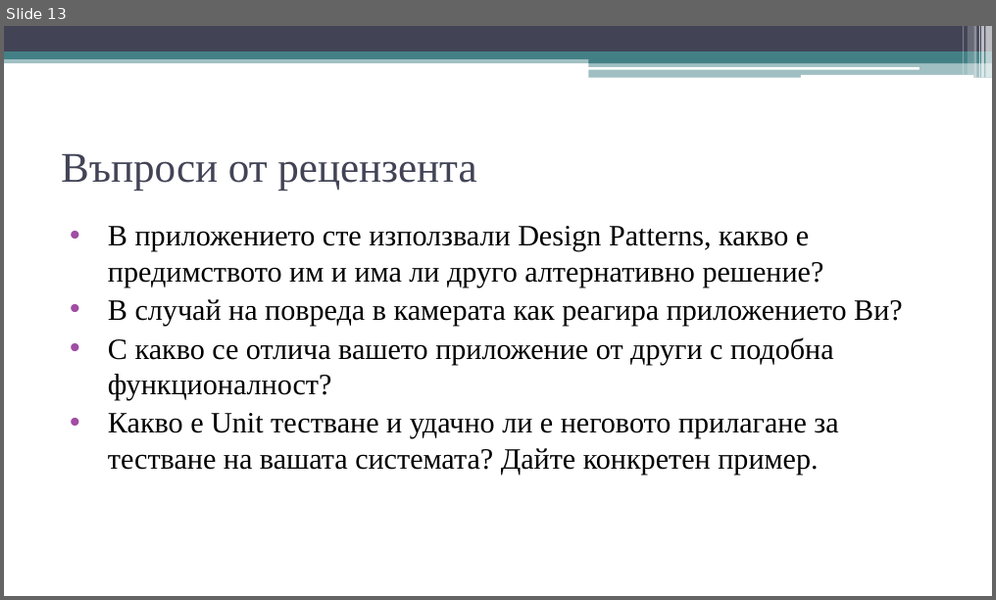
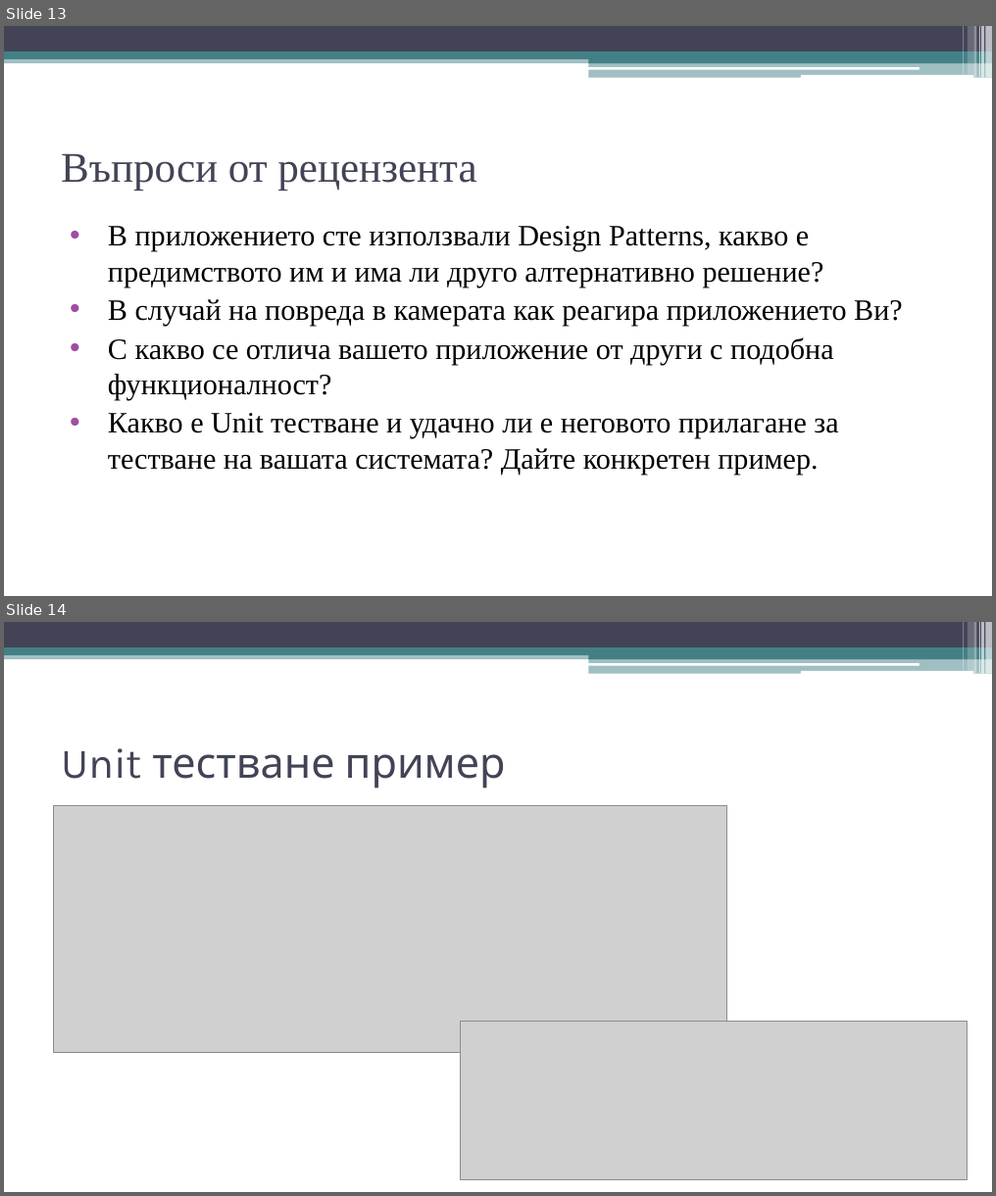
Before and after one commit to rosen1997/ParkingSystem, a slide deck: DiplomnaDoc/presentation.ppt. Shown one above the other, each under a label of ours: slide 13 before the commit, slides 13 and 14 after it. The pictures are 996x600 and 996x1196 pixels, drawn with LibreOffice and Linux fonts; fonts in the diff are those of the drawing; grey boxes stand for pictures. Boxes give left, top, right and bottom in pixels: in the first picture for what was removed or moved away, otherwise in the second. Text is boxed around its words. In the diff, an @@ line names an element or a change of style, - is before the commit and + after.

```diff
--- a/DiplomnaDoc/presentation.ppt
+++ b/DiplomnaDoc/presentation.ppt
@@ slide 14 added at (4, 622, 992, 1192), background #FFFFFF; not listed: 13 template elements that a slide beside it also shows @@
@@ title added at (61, 748, 506, 789), 40 pt, text #424456 @@
+Unit тестване пример
@@ picture added at (53, 806, 727, 1053) @@
@@ picture added at (460, 1021, 966, 1179) @@
```
Also in this commit, not shown: 4 other files.
